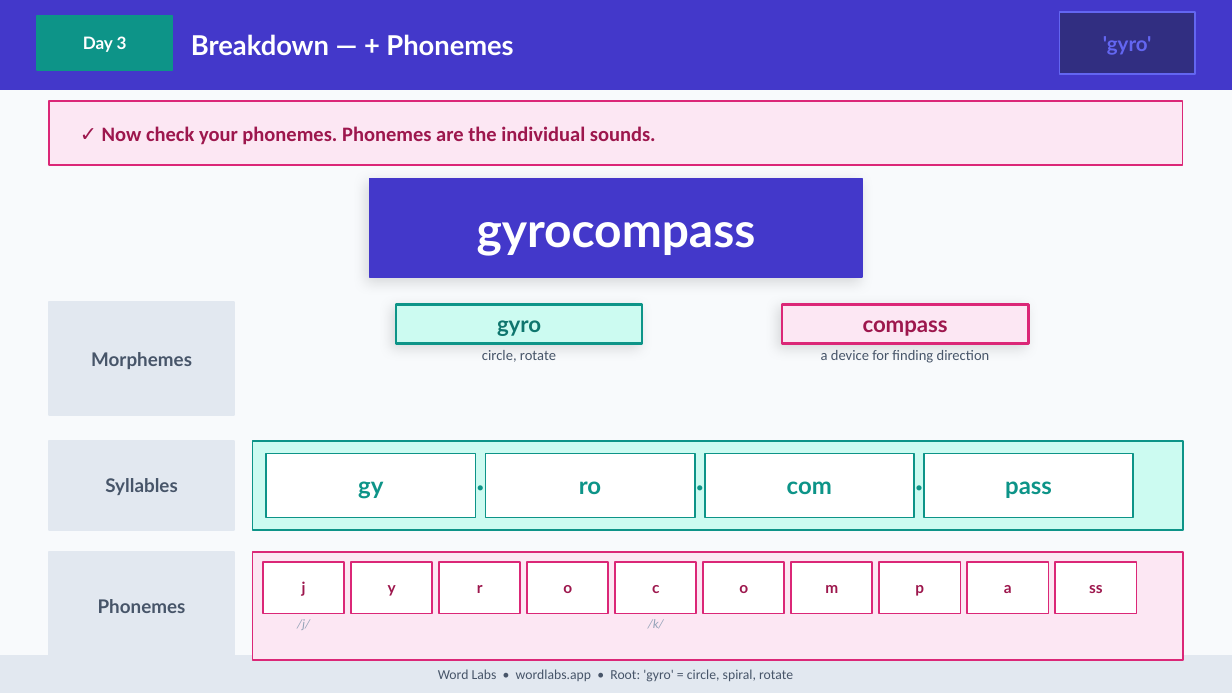
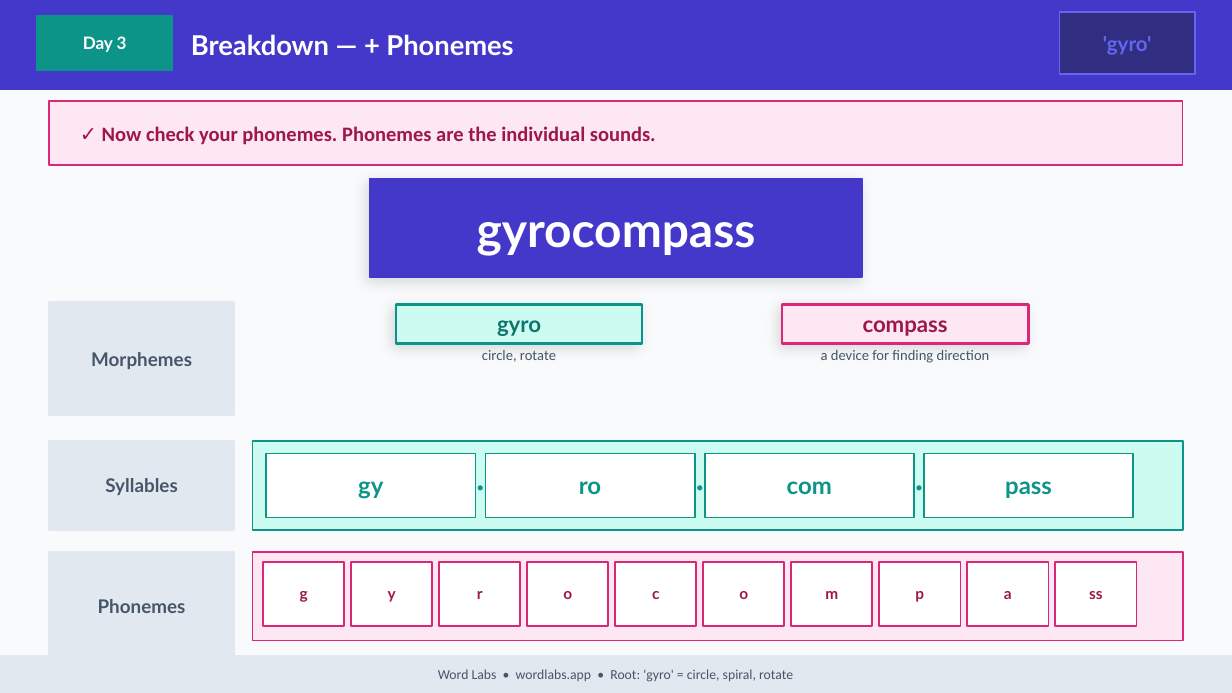
Before and after one commit to NickD135/morphology-builder, a slide deck: slide 35 of output/wordlabs-gyro-3day.pptx. Drawn at 1232x693 pixels with LibreOffice and Linux fonts; fonts in the diff are those of the drawing. Boxes give left, top, right and bottom in pixels: in the first picture for what was removed or moved away, otherwise in the second. Text is boxed around its words. In the diff, an @@ line names an element or a change of style, - is before the commit and + after.

```diff
--- a/output/wordlabs-gyro-3day.pptx
+++ b/output/wordlabs-gyro-3day.pptx
@@ rectangle: place and size @@
-rectangle at (253,552,1183,660)
+rectangle at (253,552,1183,641)
@@ rectangle: place and size @@
-rectangle at (262,562,344,614)
+rectangle at (262,562,344,626)
@@ text "y": place and size @@
-text "y" at (388,585,396,596)
+text "y" at (388,591,396,602)
@@ rectangle: place and size @@
-rectangle at (351,562,432,614)
+rectangle at (351,562,432,626)
@@ text "r": place and size @@
-text "r" at (477,585,483,593)
+text "r" at (477,591,483,599)
@@ rectangle: place and size @@
-rectangle at (439,562,520,614)
+rectangle at (439,562,520,626)
@@ text "o": place and size @@
-text "o" at (563,585,572,593)
+text "o" at (563,591,572,599)
@@ rectangle: place and size @@
-rectangle at (527,562,609,614)
+rectangle at (527,562,609,626)
@@ text "c": place and size @@
-text "c" at (652,585,659,593)
+text "c" at (652,591,659,599)
@@ rectangle: place and size @@
-rectangle at (615,562,696,614)
+rectangle at (615,562,696,626)
@@ proportions changed in 11 elements at (253,552,1183,641), (262,562,344,626), (791,562,872,626), (967,562,1048,626), (880,562,961,626), (1056,562,1137,626), (351,562,432,626), (439,562,520,626), (527,562,609,626), (615,562,696,626), (703,562,785,626) @@
@@ text "o": place and size @@
-text "o" at (739,585,748,593)
+text "o" at (739,591,748,599)
@@ rectangle: place and size @@
-rectangle at (1056,562,1137,614)
+rectangle at (703,562,785,626)
@@ rectangle: place and size @@
-rectangle at (703,562,785,614)
+rectangle at (791,562,872,626)
@@ text "m": place and size @@
-text "m" at (825,585,838,593)
+text "m" at (825,591,838,599)
@@ rectangle: place and size @@
-rectangle at (791,562,872,614)
+rectangle at (880,562,961,626)
@@ text "p": place and size @@
-text "p" at (915,585,924,596)
+text "p" at (915,591,924,602)
@@ rectangle: place and size @@
-rectangle at (880,562,961,614)
+rectangle at (967,562,1048,626)
@@ text "a": place and size @@
-text "a" at (1004,585,1012,593)
+text "a" at (1004,591,1012,599)
@@ rectangle: place and size @@
-rectangle at (967,562,1048,614)
+rectangle at (1056,562,1137,626)
@@ text "ss": place and size @@
-text "ss" at (1089,585,1103,593)
+text "ss" at (1089,591,1103,599)
@@ text at (300,591,308,602): text changed @@
-j
+g
@@ text removed at (297,619,310,630) @@
-/j/
@@ text removed at (648,619,664,629) @@
-/k/
```
Also in this commit, not shown: 5 other slides changed, 43 other files.
